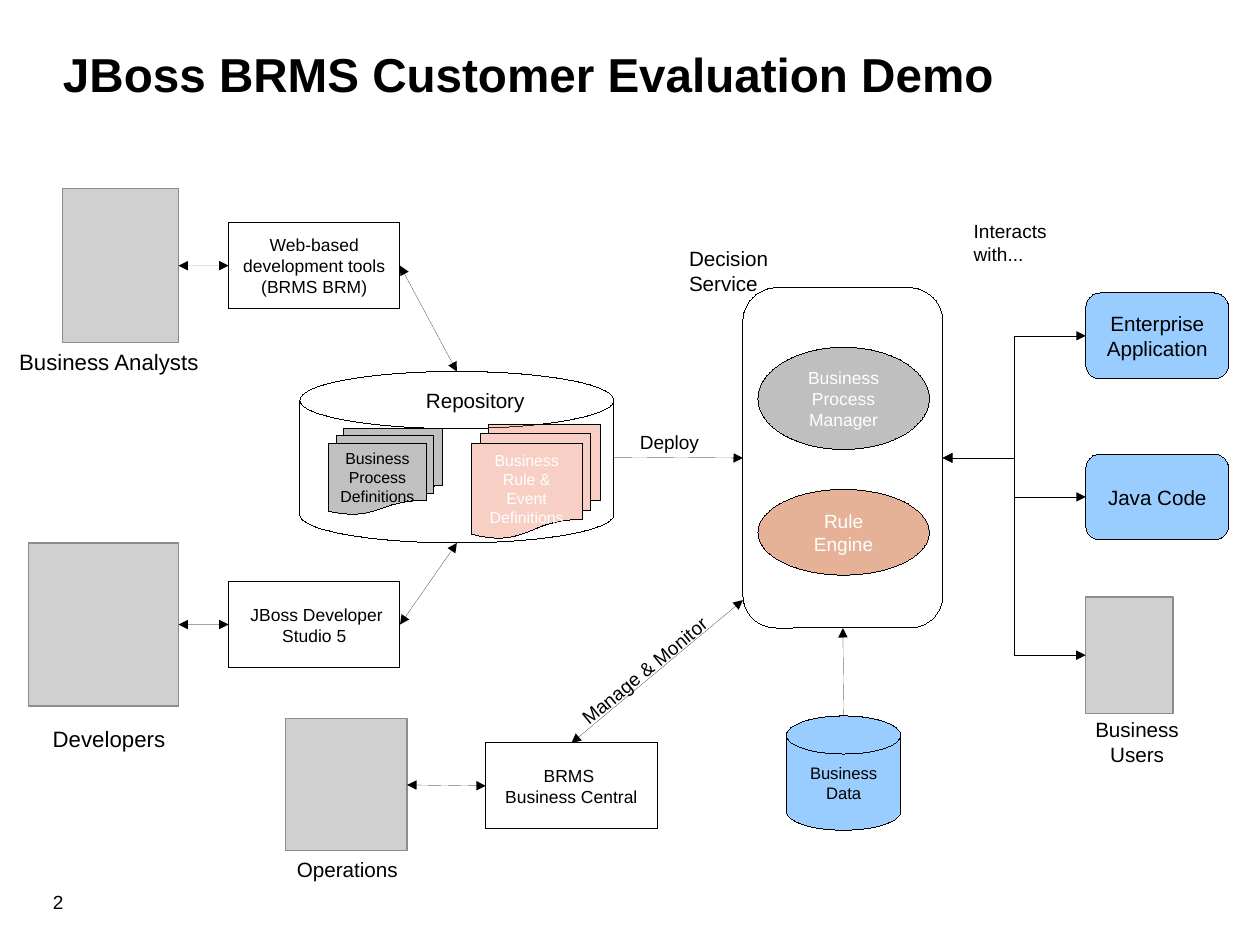
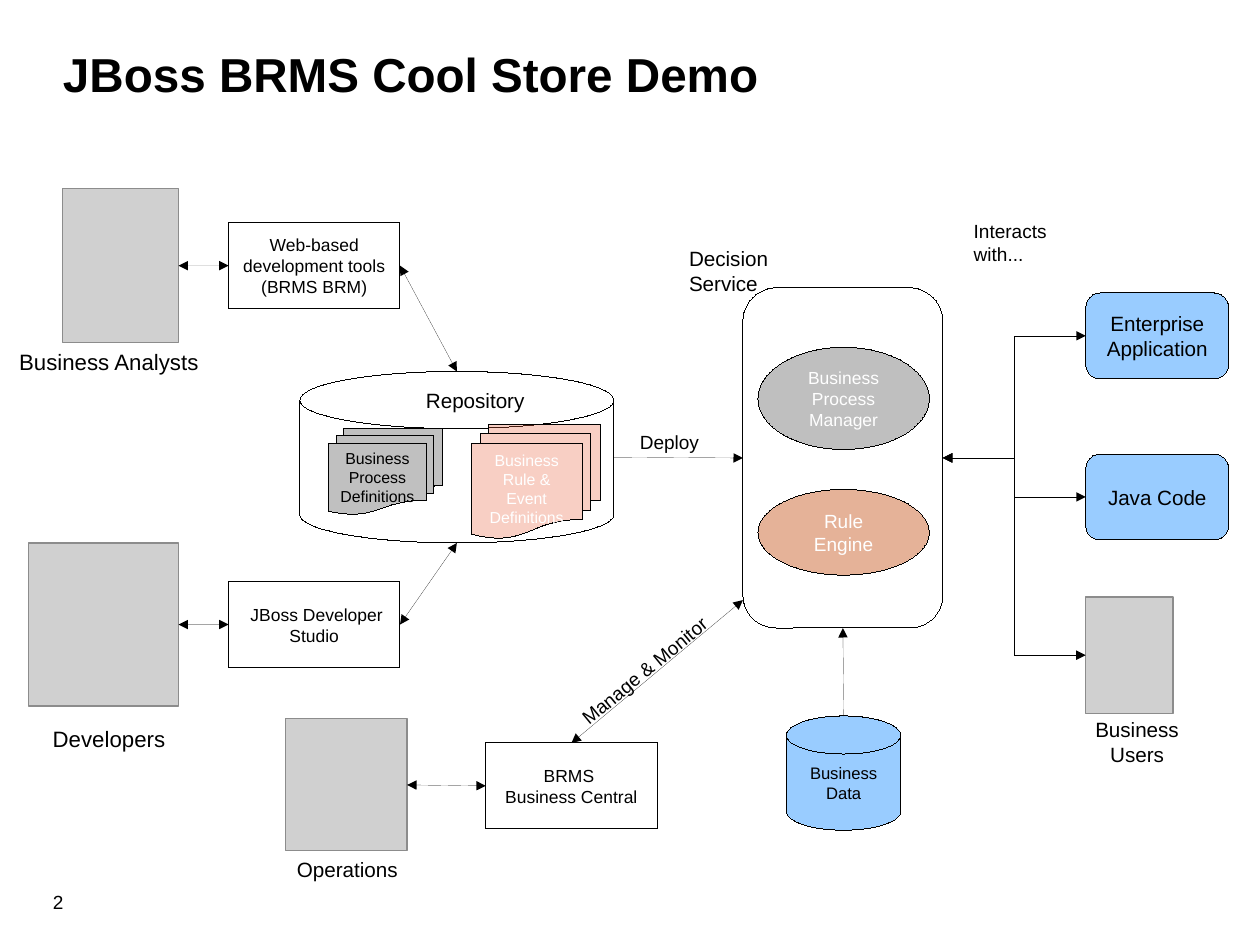
Before and after one commit to jbossdemocentral/brms-coolstore-demo, a slide deck: slide 2 of Demo Overview.odp. Drawn at 1260x945 pixels with LibreOffice and Linux fonts; fonts in the diff are those of the drawing; grey boxes stand for pictures; background and template pictures are left out. Boxes give left, top, right and bottom in pixels: in the first picture for what was removed or moved away, otherwise in the second. Text is boxed around its words. In the diff, an @@ line names an element or a change of style, - is before the commit and + after.

```diff
--- a/Demo Overview.odp
+++ b/Demo Overview.odp
@@ title at <box>63,57,758,93</box>: text changed @@
-JBoss BRMS Customer Evaluation Demo
+JBoss BRMS Cool Store Demo
@@ text in rectangle at <box>250,608,383,642</box>: text changed @@
-JBoss Developer Studio 5
+JBoss Developer Studio
```
Also in this commit, not shown: 2 other slides changed, 1 other file.
